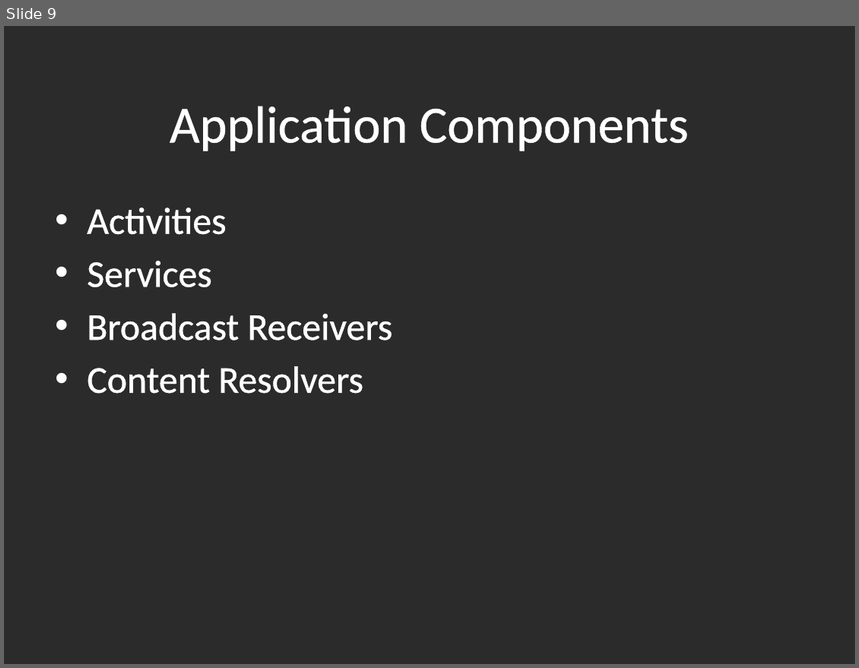
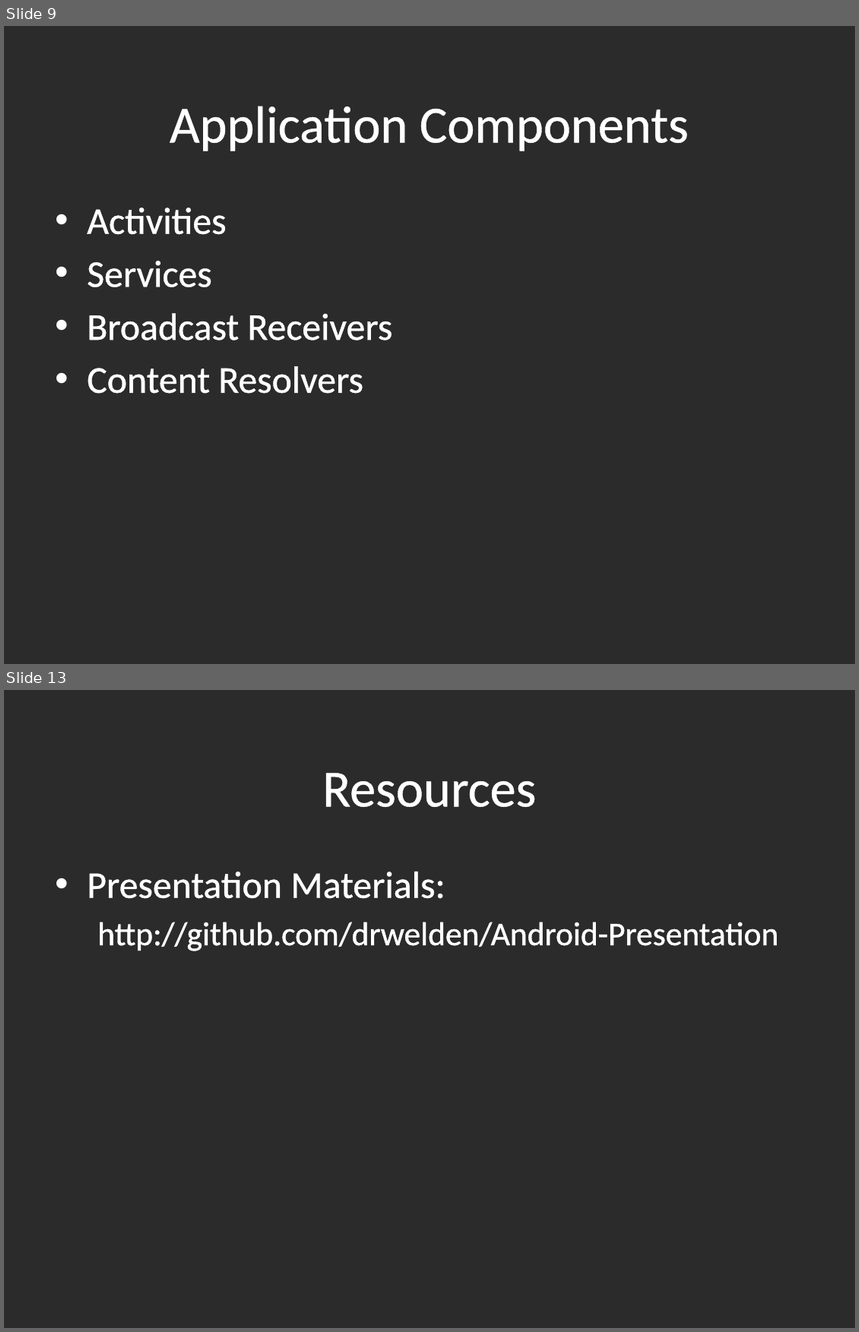
Before and after one commit to drwelden/Android-Presentation, a slide deck: Developing With Android.pptx. Shown one above the other, each under a label of ours: slide 9 before the commit, slides 9 and 13 after it; the slides between them are not shown. The pictures are 859x668 and 859x1332 pixels, drawn with LibreOffice and Linux fonts; fonts in the diff are those of the drawing; background and template pictures are left out; a plain dark background stands for a picture behind light text. Boxes give left, top, right and bottom in pixels: in the first picture for what was removed or moved away, otherwise in the second. Text is boxed around its words. In the diff, an @@ line names an element or a change of style, - is before the commit and + after.

Commit message:
Added a few more slides

```diff
--- a/Developing With Android.pptx
+++ b/Developing With Android.pptx
@@ slide 13 added at box(4, 690, 855, 1328), background picture (left out) @@
@@ title added at box(322, 773, 536, 807), 44 pt, text #FFFFFF @@
+Resources
@@ text added at box(87, 872, 778, 951), 28 pt, text #FFFFFF @@
+• Presentation Materials:
+  http://github.com/drwelden/Android-Presentation
```
Also in this commit, not shown: 3 other slides added, 1 slide removed.
